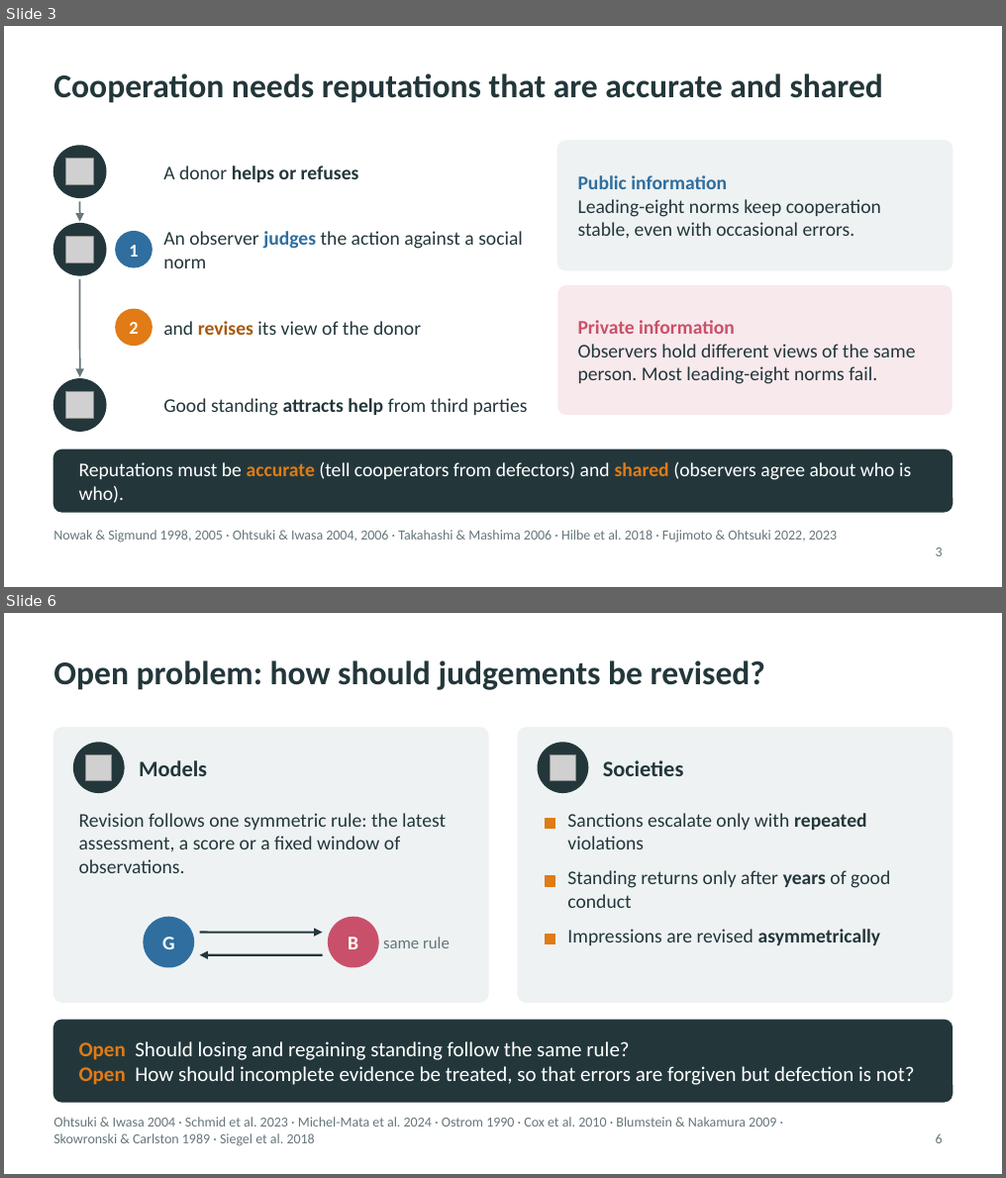
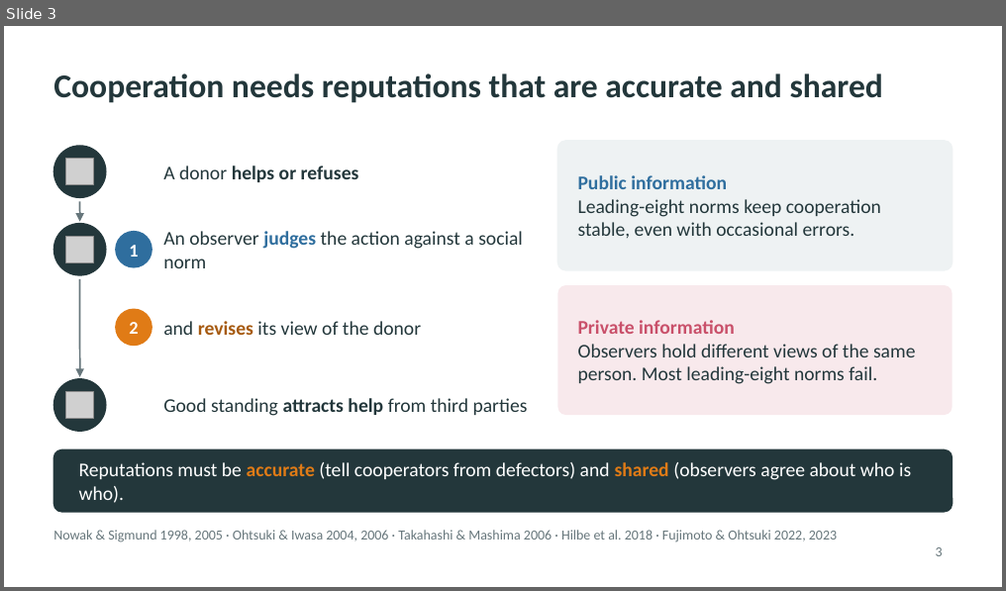
Before and after one commit to JoeWynn7/IR_paper, a slide deck: Slides/IR_motivation_section.pptx. Shown one above the other, each under a label of ours: slides 3 and 6 before the commit, slide 3 after it; the slides between them are not shown. The pictures are 1006x1178 and 1006x591 pixels, drawn with LibreOffice and Linux fonts; fonts in the diff are those of the drawing; grey boxes stand for pictures. Boxes give left, top, right and bottom in pixels: in the first picture for what was removed or moved away, otherwise in the second. Text is boxed around its words. In the diff, an @@ line names an element or a change of style, - is before the commit and + after.

```diff
--- a/Slides/IR_motivation_section.pptx
+++ b/Slides/IR_motivation_section.pptx
@@ slide 6 removed at (x1=4, y1=613, x2=1002, y2=1174), background #FFFFFF @@
@@ title removed at (x1=54, y1=661, x2=765, y2=690) @@
-Open problem: how should judgements be revised?
@@ rounded rectangle removed at (x1=54, y1=728, x2=488, y2=1002) @@
@@ rounded rectangle removed at (x1=518, y1=728, x2=952, y2=1002) @@
@@ ellipse removed at (x1=74, y1=743, x2=124, y2=792) @@
@@ picture removed at (x1=86, y1=755, x2=112, y2=780) @@
@@ text removed at (x1=139, y1=761, x2=207, y2=776) @@
-Models
@@ ellipse removed at (x1=538, y1=743, x2=588, y2=792) @@
@@ picture removed at (x1=549, y1=755, x2=576, y2=780) @@
@@ text removed at (x1=603, y1=761, x2=684, y2=776) @@
-Societies
@@ text removed at (x1=79, y1=813, x2=446, y2=873) @@
-Revision follows one symmetric rule: the latest assessment, a score or a fixed window of observations.
@@ rectangle removed at (x1=545, y1=819, x2=554, y2=829) @@
@@ text removed at (x1=567, y1=813, x2=866, y2=850) @@
-Sanctions escalate only with repeated violations
@@ rectangle removed at (x1=545, y1=876, x2=554, y2=886) @@
@@ text removed at (x1=567, y1=870, x2=890, y2=908) @@
-Standing returns only after years of good conduct
@@ ellipse removed at (x1=144, y1=917, x2=194, y2=967) @@
@@ text removed at (x1=162, y1=937, x2=174, y2=950) @@
-G
@@ arrow removed from (200, 933) to (323, 933) @@
@@ ellipse removed at (x1=329, y1=917, x2=378, y2=967) @@
@@ text removed at (x1=348, y1=937, x2=358, y2=950) @@
-B
@@ text removed at (x1=383, y1=937, x2=450, y2=949) @@
-same rule
@@ rectangle removed at (x1=545, y1=935, x2=554, y2=945) @@
@@ text removed at (x1=567, y1=929, x2=880, y2=946) @@
-Impressions are revised asymmetrically
@@ arrow removed from (323, 956) to (200, 956) @@
@@ rounded rectangle removed at (x1=54, y1=1020, x2=952, y2=1102) @@
@@ text removed at (x1=79, y1=1042, x2=915, y2=1085) @@
-Open Should losing and regaining standing follow the same rule?
-Open How should incomplete evidence be treated, so that errors are forgiven but defection is not?
@@ text removed at (x1=54, y1=1117, x2=776, y2=1147) @@
-Ohtsuki & Iwasa 2004 · Schmid et al. 2023 · Michel-Mata et al. 2024 · Ostrom 1990 · Cox et al. 2010 · Blumstein & Nakamura 2009 · Skowronski & Carlston 1989 · Siegel et al. 2018
@@ page number removed at (x1=936, y1=1134, x2=943, y2=1144) @@
-6
```
Also in this commit, not shown: 4 slides changed, 2 slides added, 1 other slide removed, 2 other files.
